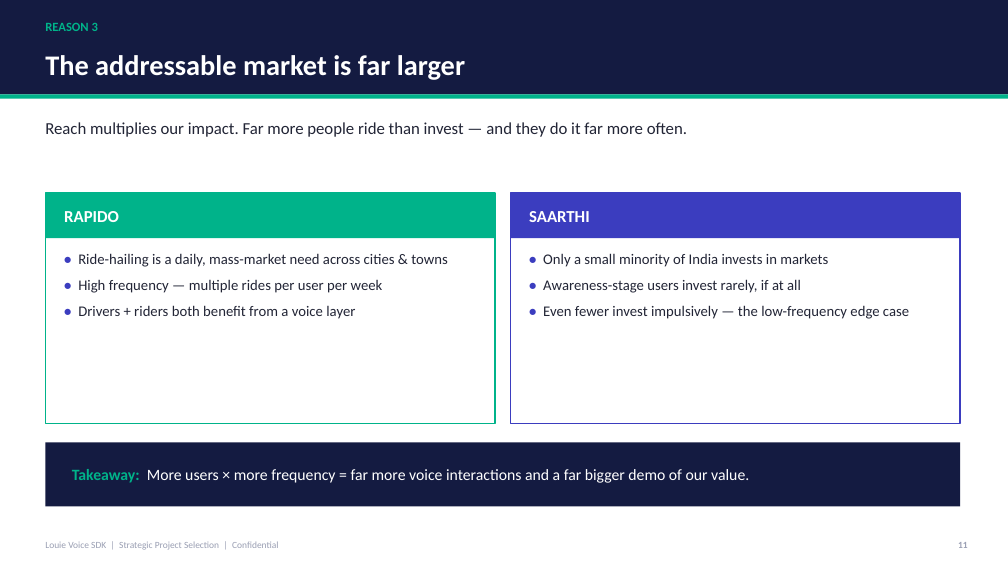
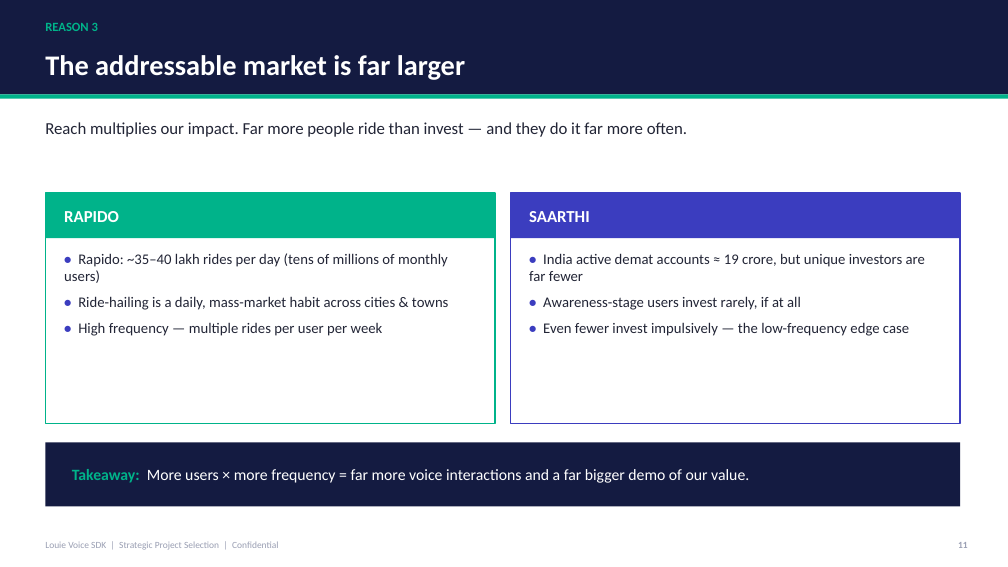
Before and after one commit to deekshanshvardhan/timeseries, a slide deck: slide 11 of Louie Voice SDK Recommendation/Louie_Voice_SDK_Rapido_vs_Saarthi.pptx. Drawn at 1008x567 pixels with LibreOffice and Linux fonts; fonts in the diff are those of the drawing. Boxes give left, top, right and bottom in pixels: in the first picture for what was removed or moved away, otherwise in the second. Text is boxed around its words. In the diff, an @@ line names an element or a change of style, - is before the commit and + after.

```diff
--- a/Louie Voice SDK Recommendation/Louie_Voice_SDK_Rapido_vs_Saarthi.pptx
+++ b/Louie Voice SDK Recommendation/Louie_Voice_SDK_Rapido_vs_Saarthi.pptx
@@ text at (64, 253, 448, 310): text changed @@
-• Ride-hailing is a daily, mass-market need across cities & towns
+• Rapido: ~35–40 lakh rides per day (tens of millions of monthly users)
+• Ride-hailing is a daily, mass-market habit across cities & towns
@@ text at (529, 253, 925, 281): text changed @@
-• Only a small minority of India invests in markets
+• India active demat accounts ≈ 19 crore, but unique investors are far fewer
@@ text at (78, 305, 355, 319): paragraph removed @@
-• Drivers + riders both benefit from a voice layer
```
Also in this commit, not shown: 4 other slides changed, 4 slides added, 1 other file.
